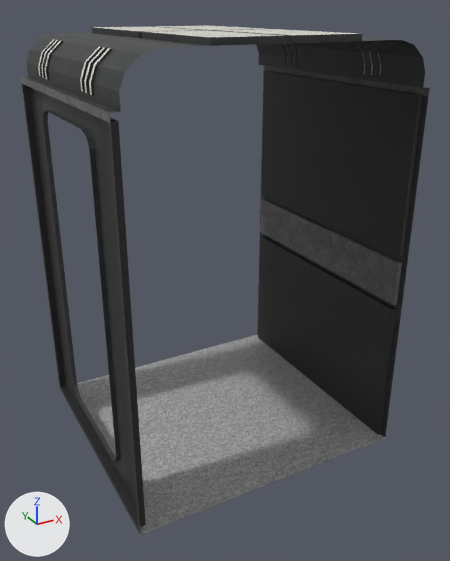
What one commit did to the FBX model ST3E2-Unity/Assets/Models/Interiors/Corridors/StraightHallwayDoor.fbx.
The view is the same before and after, from a 50 mm lens placed at (-6.7, -12.9, 10.43), pointed at (0.18, -0.39, 4.17). Every picture has the same lights, and +X, +Y and +Z are marked at lower left.

Before the edit, the objects in view are built like this:
```python
me_cube_003 = bpy.data.meshes.new('Cube.003')
me_cube_003.from_pydata(...)  # 46 vertices, 17 faces; spans x -3.42..3.5, y -3.13..3.34, z 0.0..8.73
me_cube_003.materials.append(mat_upperlowerpanels)  # picture img_wallpanelbrown_png
me_cube_014 = bpy.data.meshes.new('Cube.014')
me_cube_014.from_pydata(...)  # 347 vertices, 223 faces; spans x -3.42..3.5, y -3.13..3.34, z 0.0..9.96
me_cube_014.materials.append(mat_darkmetal_001)  # picture img_darkmetal_png
me_cube_028 = bpy.data.meshes.new('Cube.028')
me_cube_028.from_pydata(...)  # 18 vertices, 7 faces; spans x -3.42..3.5, y -3.13..3.34, z 3.83..8.89
me_cube_028.materials.append(mat_centerpanelmetal)  # picture img_wallpaneltan_png
ob_cube_003 = bpy.data.objects.new('Cube.003', me_cube_003)
ob_cube_003.location = (0.0, -0.01, 0.0)
ob_cube_014 = bpy.data.objects.new('Cube.014', me_cube_014)
ob_cube_014.location = (0.0, -0.01, 0.0)
ob_cube_028 = bpy.data.objects.new('Cube.028', me_cube_028)
ob_cube_028.location = (0.0, -0.01, 0.0)
# also in view: 'Cube.010' at (0.04, 0.07, 9.49); 'Cube.020' at (0.04, 0.09, 0.0)
```
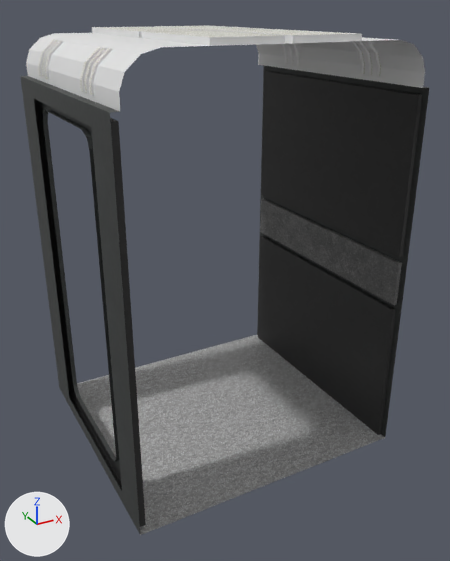
Edits to the scene script, one JSON object a line:
```json
{"op": "add", "block": "mat_material_029", "code": ["mat_material_029 = principled_material('Material.029')", "mat_material_029.base_color = (0.8, 0.8, 0.8)  # white #e7e7e7"]}
{"block": "me_cube_014", "where": "# used by ob_cube_014; location = (0.0, -0.01, 0.0)"}
{"op": "remove", "block": "me_cube_014", "code": "me_cube_014.from_pydata(...)  # 347 vertices, 223 faces; spans x -3.42..3.5, y -3.13..3.34, z 0.0..9.96"}
{"op": "add", "block": "me_cube_014", "code": "me_cube_014.from_pydata(...)  # 325 vertices, 217 faces; spans x -3.42..3.5, y -3.13..3.34, z 0.0..9.96"}
{"block": "me_cube_014", "change": "me_cube_014 part 2: 4 vertices moved from x -3.42, y -3.13..3.34, z 0.11 to x -3.42, y -2.07..2.16, z 0.0..0.36; 26 vertices removed from x -3.42..3.5, y -3.13..3.34, z 0.0..8.73; 4 vertices added at x -3.42, y -3.13..3.34, z 8.51"}
{"block": "me_cube_014", "change": "me_cube_014 part 3: 178 faces spanning x -3.28..3.37, y -3.13..3.34, z 8.89..9.96 switch from mat_darkmetal_001 (picture img_darkmetal_png) to mat_material_029 (white #e7e7e7)"}
{"block": "me_cube_028", "where": "me_cube_028.from_pydata(...)  # 18 vertices, 7 faces; spans x -3.42..3.5, y -3.13..3.34, z 3.83..8.89"}
{"block": "me_cube_028", "where": "# used by ob_cube_028; location = (0.0, -0.01, 0.0)"}
{"block": "me_cube_028", "change": "me_cube_028 part 1: the loose piece of 6 vertices spanning x -3.42, y -3.13..3.34, z 8.73..8.89 is deleted"}
```

What differs and where, as boxes [x1, y1, x2, y2] in the pictures (450 x 561 px):
```json
{"object": "Cube.014", "change": "reshaped", "before": [21, 26, 429, 534], "after": [20, 26, 429, 534]}
{"part": 1, "of": "me_cube_028", "change": "deleted", "before": [20, 76, 111, 123]}
{"part": 2, "of": "me_cube_014", "change": "cut back", "before": [21, 72, 428, 534], "after": [20, 76, 140, 534]}
{"part": 3, "of": "me_cube_014", "change": "recoloured", "before": [26, 26, 425, 111], "after": [26, 26, 425, 111], "on screen": "grey to white"}
```
